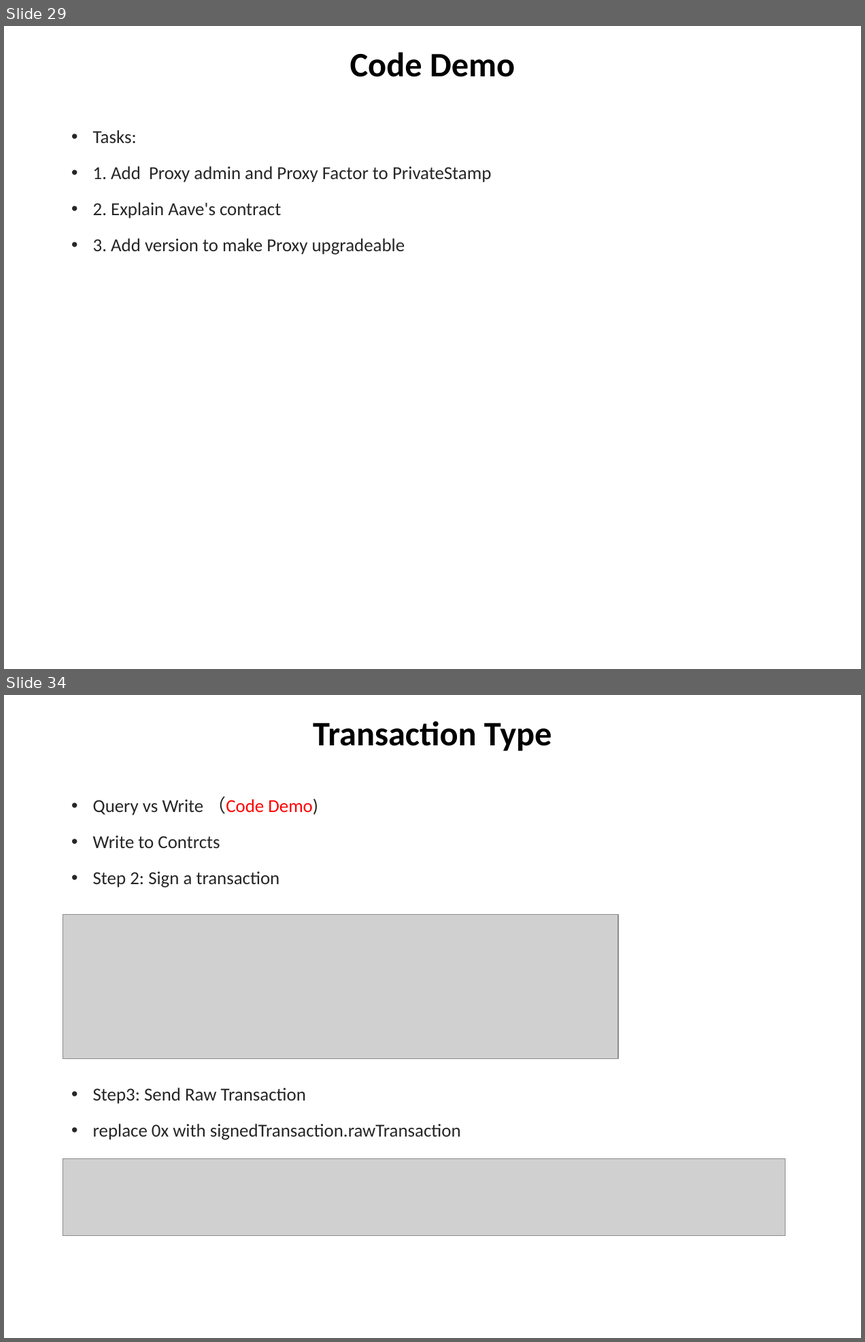
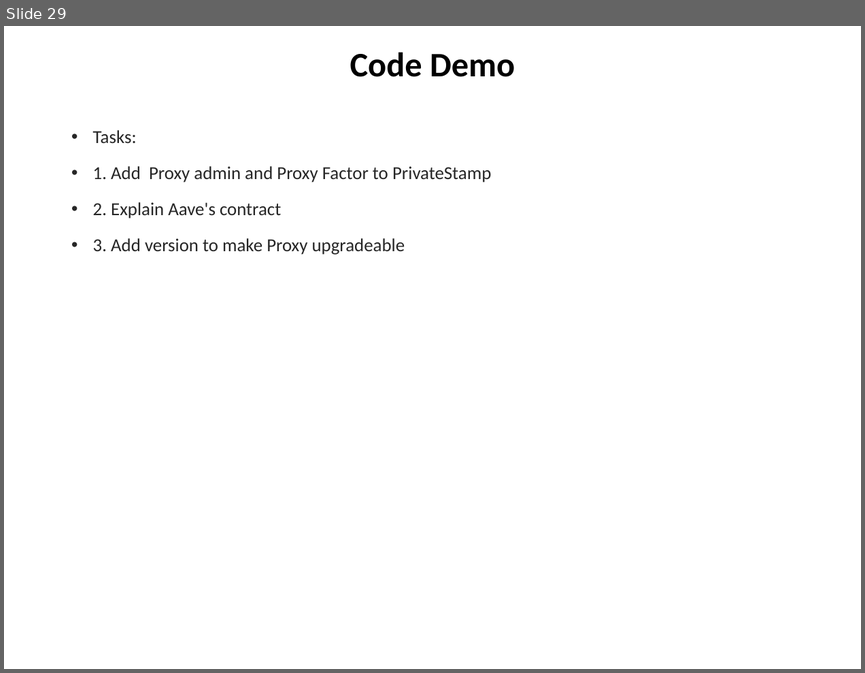
Before and after one commit to chuacw/SGUS-Slides, a slide deck: BCI - Batch2 - Day10 - Reactjs 2 Web3.pptx. Shown one above the other, each under a label of ours: slides 29 and 34 before the commit, slide 29 after it; the slides between them are not shown. The pictures are 865x1342 and 865x673 pixels, drawn with LibreOffice and Linux fonts; fonts in the diff are those of the drawing; grey boxes stand for pictures. Boxes give left, top, right and bottom in pixels: in the first picture for what was removed or moved away, otherwise in the second. Text is boxed around its words. In the diff, an @@ line names an element or a change of style, - is before the commit and + after.

```diff
--- a/BCI - Batch2 - Day10 - Reactjs 2 Web3.pptx
+++ b/BCI - Batch2 - Day10 - Reactjs 2 Web3.pptx
@@ slide 34 removed at bbox=[4, 695, 861, 1338], background #FFFFFF @@
@@ title removed at bbox=[313, 721, 552, 751] @@
-Transaction Type
@@ text removed at bbox=[93, 796, 461, 1140] @@
-• Query vs Write （Code Demo)
-• Write to Contrcts
-• Step 2: Sign a transaction
-• Step3: Send Raw Transaction
-• replace 0x with signedTransaction.rawTransaction
@@ picture removed at bbox=[63, 915, 618, 1058] @@
@@ picture removed at bbox=[63, 1159, 785, 1236] @@
```
Also in this commit, not shown: 6 other slides removed, 5 other files.
